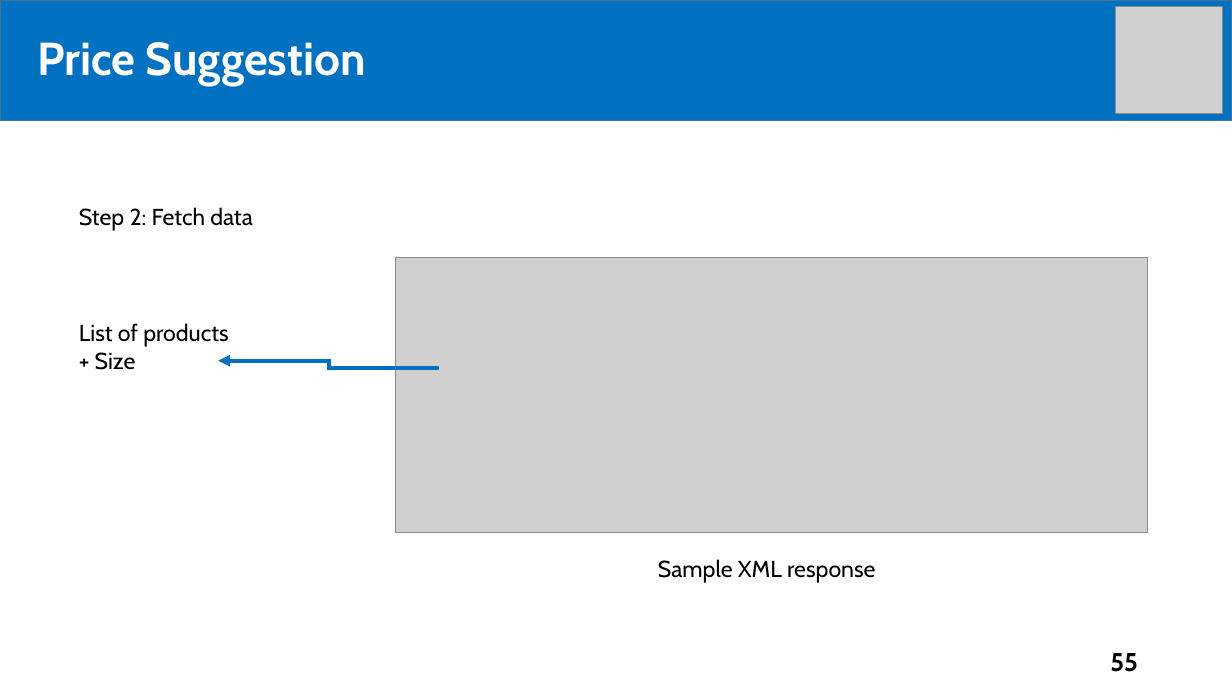
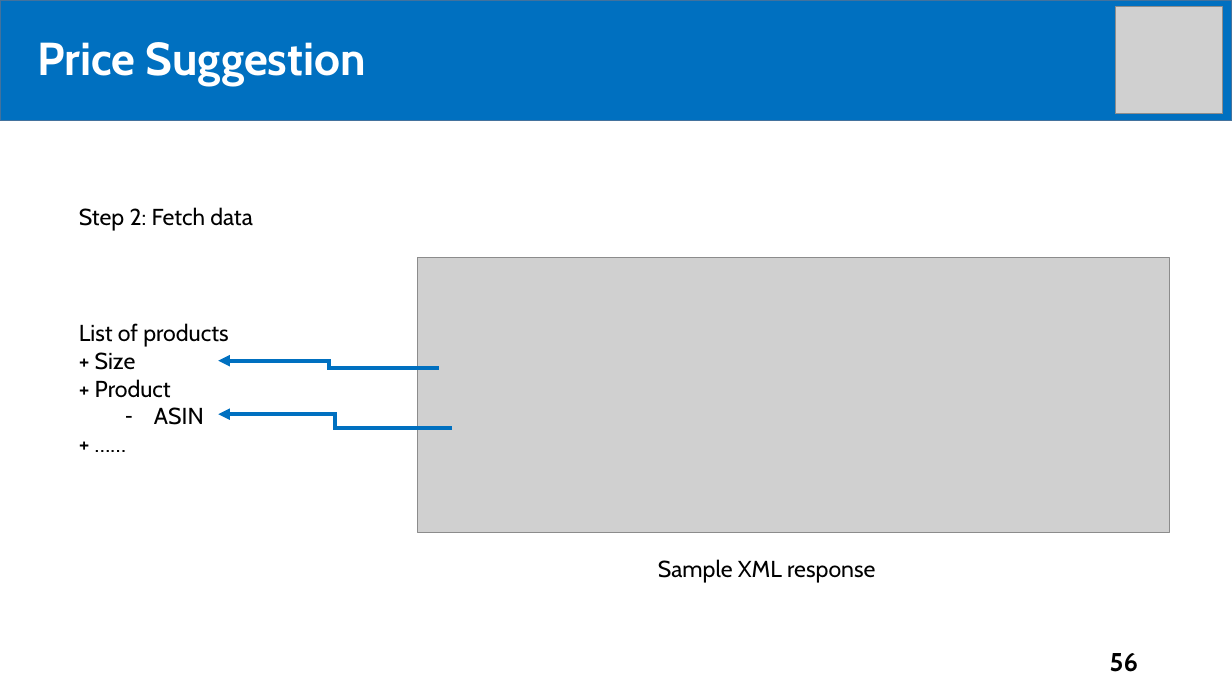
Before and after one commit to tiendan3108/CP, a slide deck: slide 56 of Source/Presentation/PreFinalPresentation.pptx (slide 55 before the commit). Drawn at 1232x693 pixels with LibreOffice and Linux fonts; fonts in the diff are those of the drawing; grey boxes stand for pictures. Boxes give left, top, right and bottom in pixels: in the first picture for what was removed or moved away, otherwise in the second. Text is boxed around its words. In the diff, an @@ line names an element or a change of style, - is before the commit and + after.

Commit message:
update slide

```diff
--- a/Source/Presentation/PreFinalPresentation.pptx
+++ b/Source/Presentation/PreFinalPresentation.pptx
@@ picture: place and size @@
-picture at box(396, 257, 1148, 532)
+picture at box(418, 257, 1169, 532)
@@ text at box(95, 379, 204, 425): paragraphs added @@
++ Product
+  – ASIN
++ ……
@@ elbow arrow added from (452, 428) to (218, 414), #0070C0 3 pt @@
@@ page number at box(1110, 653, 1138, 672): text changed @@
-55
+56
```
Also in this commit, not shown: 1 other slide changed.
